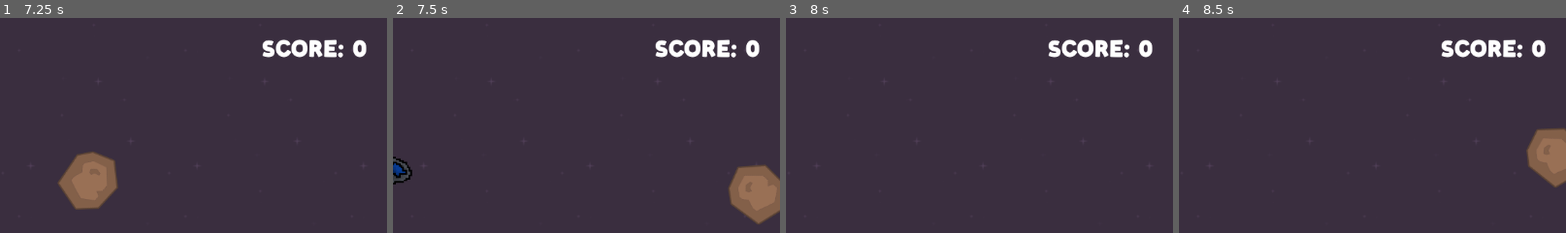
Above: before the commit, frames 1-4 (left to right).
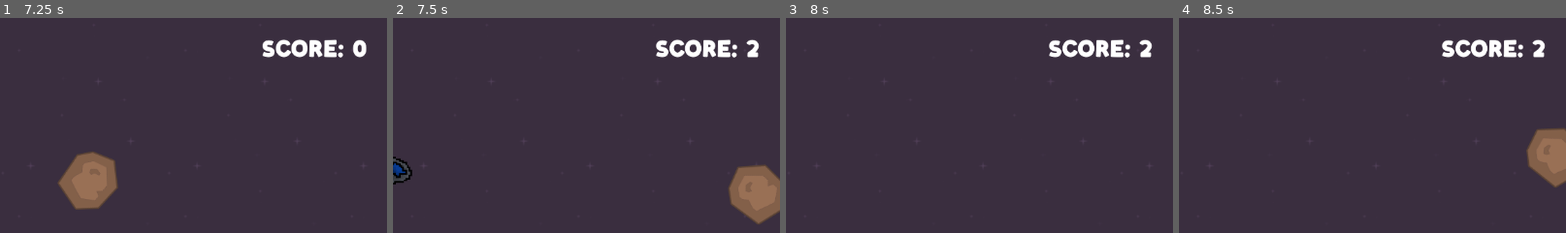
Above: after the commit, the same moments.

Repository: Davidjesu2/asteroid_shooter
Game: Godot game, scene res://scenes/main/main.tscn
Two runs of this game, one before a commit and one after it. Both use one fixed random seed, a clock stepped at 60 frames per second and the inputs below.
Inputs:
- Up to frame 1 (7.25 s): tap Enter at 0.5 s; hold D (move_right) 0.53-1.28 s; tap Space (shoot) every 0.75 s from 0.6 to 6.6 s; hold S (move_down) 1.28-2.03 s; hold D (move_right) 2.03-2.78 s; hold Up (move_up) 2.78-3.53 s; hold A (move_left) 3.53-5.03 s; hold S (move_down) 5.03-5.78 s; hold D (move_right) 5.78-6.53 s; hold Up (move_up) from 6.53 s (still down)
- Up to frame 2 (7.5 s): release Up (move_up) at 7.28 s; hold D (move_right) from 7.28 s (still down); tap Space (shoot) at 7.35 s
- Up to frame 3 (8 s): keep holding D (move_right)
- Up to frame 4 (8.5 s): release D (move_right) at 8.03 s; hold S (move_down) from 8.03 s (still down); tap Space (shoot) at 8.1 s
The pictures show only the part of the screen within x 50-100%, y 0-50%; the shares and areas given below are measured in that part.

Frame 1 is identical in both runs. In frame 2, 0.6% of the frame differs, in the area x 67-95%, y 9-19%; in frame 3, 0.6%; in frame 4, 0.6%.

Commit message:
Agrego la funcionalidad de Score y asigno puntajes dependiendo del asteroide

Diff:
--- /dev/null
+++ b/autoloads/game_manager.gd
@@ -0,0 +1,9 @@
+extends Node
+
+var score = 0
+# Called every frame. 'delta' is the elapsed time since the previous frame.
+func _process(delta: float) -> void:
+	pass
+
+func add_score(points):
+	score += points
--- a/project.godot
+++ b/project.godot
@@ -14,6 +14,10 @@
 run/main_scene="uid://cuprbq600w8r8"
 config/features=PackedStringArray("4.6", "Mobile")
 config/icon="res://icon.svg"
+
+[autoload]
+
+GameManager="*uid://c8hh5gh7c543d"
 
 [global_group]
 
--- a/scenes/asteroids/big_asteroid.tscn
+++ b/scenes/asteroids/big_asteroid.tscn
@@ -13,6 +13,7 @@
 max_speed = 400.0
 min_rotation_speed = -200.0
 max_rotation_speed = 200.0
+points = 1
 metadata/_edit_group_ = true
 
 [node name="Sprite2D" type="Sprite2D" parent="." unique_id=499346150]
--- a/scenes/asteroids/medium_asteroid.tscn
+++ b/scenes/asteroids/medium_asteroid.tscn
@@ -13,6 +13,7 @@
 max_speed = 600.0
 min_rotation_speed = -180.0
 max_rotation_speed = 180.0
+points = 2
 metadata/_edit_group_ = true
 
 [node name="Sprite2D" type="Sprite2D" parent="." unique_id=1868832795]
--- a/scenes/asteroids/small_asteroid.tscn
+++ b/scenes/asteroids/small_asteroid.tscn
@@ -13,6 +13,7 @@
 max_speed = 1000.0
 min_rotation_speed = -180.0
 max_rotation_speed = 180.0
+points = 3
 metadata/_edit_group_ = true
 
 [node name="Sprite2D" type="Sprite2D" parent="." unique_id=2055862833]
--- a/scenes/character/player.gd
+++ b/scenes/character/player.gd
@@ -23,8 +23,6 @@
 
 
 
-
-
 func _on_detectordearea_area_entered(area: Area2D) -> void:
 	if area.is_in_group("asteroids"):
 		queue_free()
--- a/scenes/ui/hud/hud.tscn
+++ b/scenes/ui/hud/hud.tscn
@@ -1,6 +1,7 @@
 [gd_scene format=3 uid="uid://bepttmp7eelca"]
 
 [ext_resource type="LabelSettings" uid="uid://dgiibsafbt3ii" path="res://resources/score_label.tres" id="1_bngdn"]
+[ext_resource type="Script" uid="uid://cu1clg3cqgrtd" path="res://scenes/ui/hud/score_label.gd" id="2_qao66"]
 
 [node name="HUD" type="Control" unique_id=718173576]
 layout_mode = 3
@@ -28,3 +29,4 @@
 size_flags_vertical = 0
 text = "SCORE: 0"
 label_settings = ExtResource("1_bngdn")
+script = ExtResource("2_qao66")
--- /dev/null
+++ b/scenes/ui/hud/score_label.gd
@@ -0,0 +1,8 @@
+extends Label
+
+
+
+
+# Called every frame. 'delta' is the elapsed time since the previous frame.
+func _process(delta: float) -> void:
+	text = "SCORE: " + str(GameManager.score)
--- a/scripts/asteroid.gd
+++ b/scripts/asteroid.gd
@@ -7,6 +7,7 @@
 var speed_rotation: float
 @export var min_rotation_speed: float
 @export var max_rotation_speed: float
+@export var points: int
 
 func _ready() -> void:
 	random_speed = randf_range(min_speed, max_speed)
@@ -18,5 +19,8 @@
 
 
 func _on_area_entered(area: Area2D) -> void:
+	if area.is_in_group("laser"):
+		GameManager.add_score(points)
+
 	if area.is_in_group("player") or area.is_in_group("laser"):
 		queue_free()
Not shown, added: autoloads/game_manager.gd.uid
Not shown, changed: export_presets.cfg
Not shown, added: scenes/ui/hud/score_label.gd.uid
